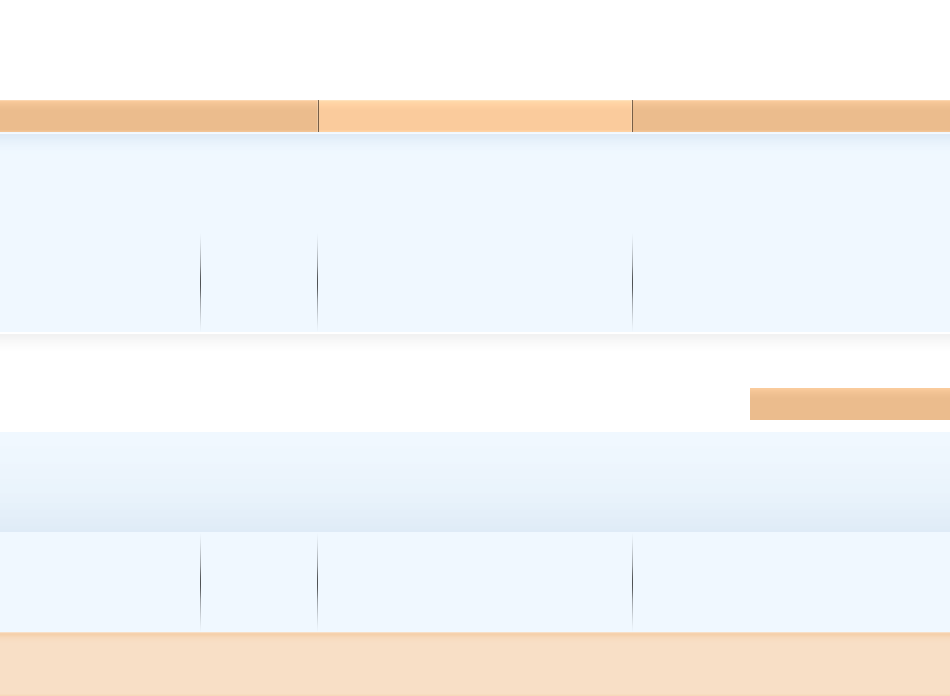
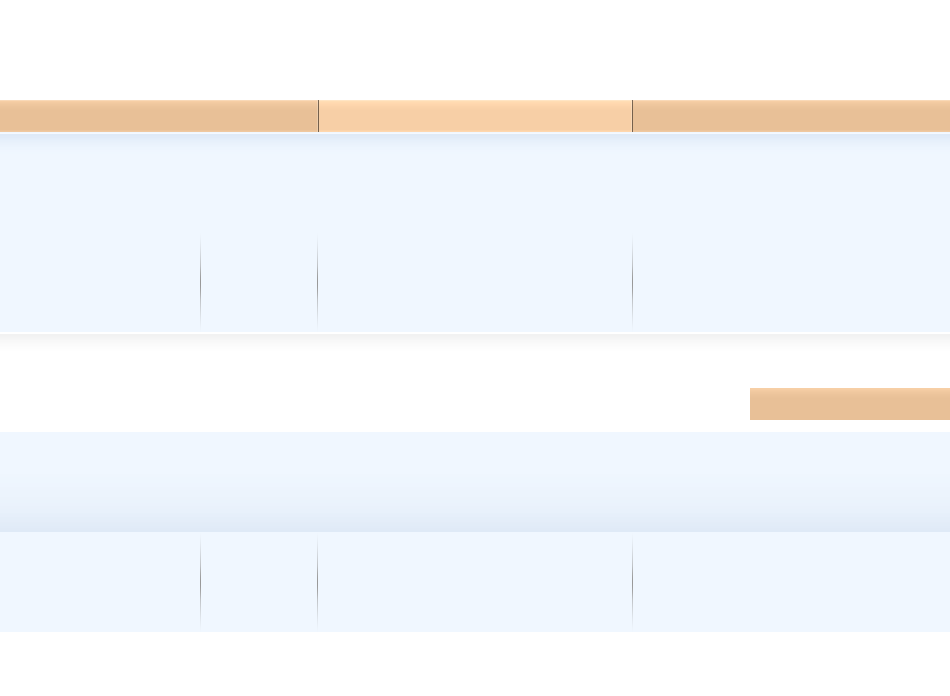
Layered file, before and after one edit (950x696). Changes by layer:
painted on "navbar" over (0, 100, 950, 132)
painted on "header boxes" over (200, 236, 633, 330)
painted on "widget header" over (750, 388, 950, 420)
painted on "footer widgets" over (0, 464, 950, 513)
painted on "footer boxes" over (200, 536, 633, 630)
painted on "footer" over (0, 632, 950, 696)
